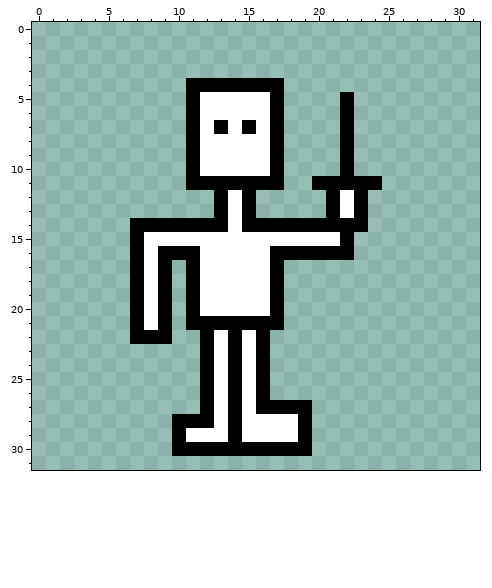
One commit to this pixel-art sprite: trunk/grafs/favicon.png. This is how it looked before the edit.
The file is 32x32 pixels. Colours within 5 levels of each other are drawn and written as one.
The result:
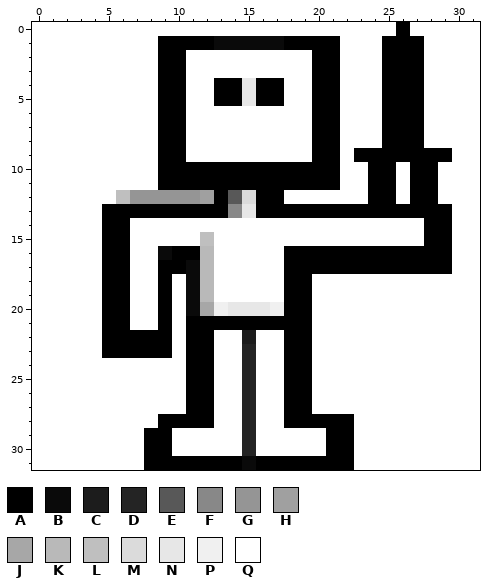
Palette (. is transparent): A #000000  B #0a0a0a  C #1c1c1c  D #242424  E #585858  F #888888  G #959595  H #a0a0a0  J #a7a7a7  K #b9b9b9  L #bfbfbf  M #dbdbdb  N #e7e7e7  P #f0f0f0  Q #ffffff
Commit: cosas que no borre y nuevo favicon que se ve
The edit:
Changed rows in their new state; - is an unchanged pixel.
first column x 0:
 0 QQQQQQQQQQQQQQQQQQQQQQQQQQAQQQQQ
 1 QQQQQQQQQAAAABBBBBAAAAQQQAAAQQQQ
 2 QQQQQQQQQAAQQQQQQQQQAAQQQAAAQQQQ
 3 QQQQQQQQQAAQQQQQQQQQAAQQQAAAQQQQ
 4 QQQQQQQQQAAQQ--N--QQAAQQQAAAQQQQ
 5 QQQQQQQQQAAQ-AANA-QQAAQQQAAAQQQQ
 6 QQQQQQQQQAAQ-----QQQAAQQQAAAQQQQ
 7 QQQQQQQQQAAQ-Q-Q-QQQAAQQQAAAQQQQ
 8 QQQQQQQQQAAQ-----QQQAAQQQAAAQQQQ
 9 QQQQQQQQQAAQ-----QQQAAQAAAAAAAQQ
10 QQQQQQQQQAA-AAAAA-AAAAQQAAQAAQQQ
11 QQQQQQQQQAA-------AA--QQ-AQAAQQQ
12 QQQQQQLGGGGGH-EMAAQQQQ-QAAQAAQQQ
13 QQQQQAAAAAAAA-FNAAAAA-A-AAAAAAQQ
14 QQQQQAAQQQQQQQ-QQQQQQQQQQQQQAAQQ
15 QQQQQAAQ----L---------QQQQQQAAQQ
16 QQQQQAAQ-B--K----Q-----AAAAAAAQQ
17 QQQQQAAQ--ABK----QAAAAAAAAAAAAQQ
18 QQQQQAAQ--QBK----QAAQQQQQQQQQQQQ
19 QQQQQAAQ--QBK----QAAQQQQQQQQQQQQ
20 QQQQQAAQ--QBJPNNNPAAQQQQQQQQQQQQ
21 QQQQQAAQ--Q-------AAQQQQQQQQQQQQ
22 QQQQQAA---QA--QCQQAAQQQQQQQQQQQQ
23 QQQQQAAAAAQA--QDQQAAQQQQQQQQQQQQ
24 QQQQQQQQQQQA--QDQQAAQQQQQQQQQQQQ
25 QQQQQQQQQQQA--QDQQAAQQQQQQQQQQQQ
26 QQQQQQQQQQQA--QDQQAAQQQQQQQQQQQQ
27 QQQQQQQQQQQA--QDQQ--QQQQQQQQQQQQ
28 QQQQQQQQQA----QD--A-AAAQQQQQQQQQ
29 QQQQQQQQAAQ---QD---QQAAQQQQQQQQQ
30 QQQQQQQQAAQQQQQDQQQQQAAQQQQQQQQQ
31 QQQQQQQQAAAAAAABAAAAAAAQQQQQQQQQ
Boxes around the changes in both pictures, in picture pixels (x1, y1, x2, y2):
changed: (32, 22, 480, 470)
